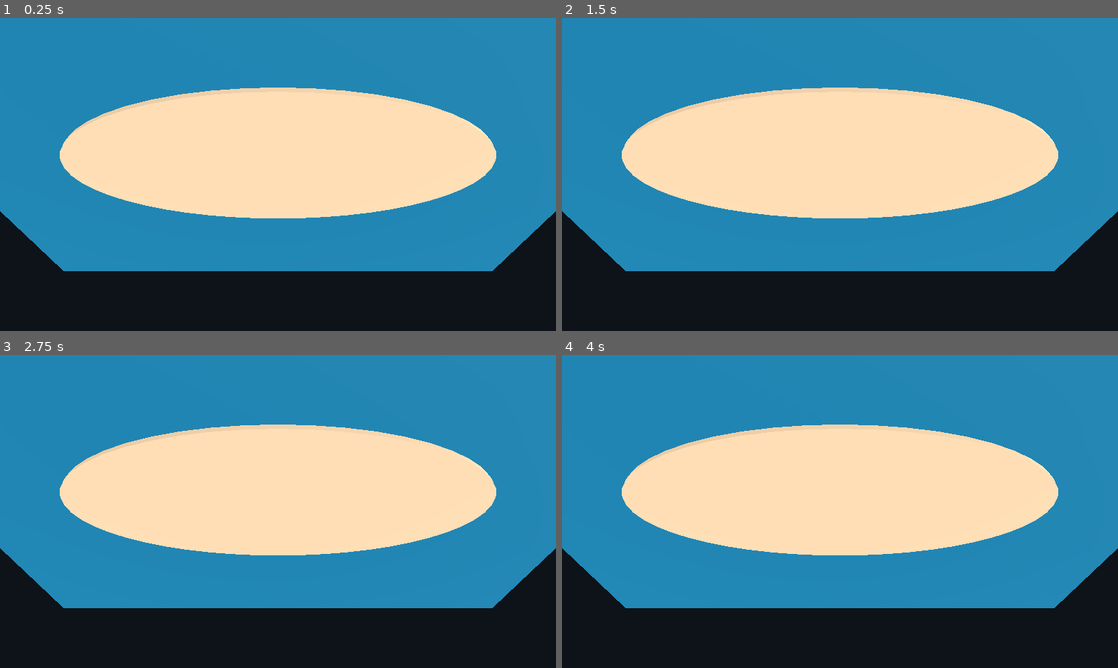
Above: before the commit, frames 1-4 (two rows, left to right).
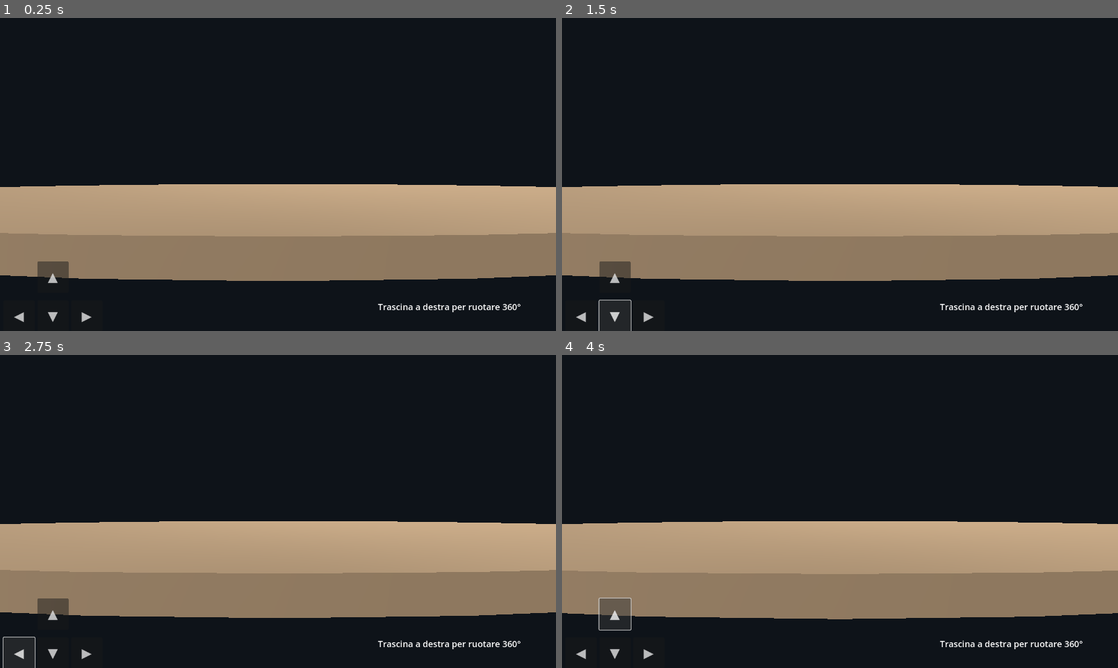
Above: after the commit, the same moments.

Repository: romabattleroyale/Roma-BRT
Game: Godot game, scene res://poi_test/test_scene.tscn
The game is run twice, just before and just after one commit, with the same random seed, the same clock (stepped at 60 frames per second) and the same inputs.
Inputs (mouse positions are in pixels of both pictures, inside the frame that each line leads up to):
- Up to frame 1 (0.25 s): no input
- Up to frame 2 (1.5 s): click (617, 277) at 0.5 s, where only the run after the commit has a clickable "▲"; click (617, 315) at 1.25 s, where only the run after the commit has a clickable "▼"
- Up to frame 3 (2.75 s): click (16, 652) at 2 s, where only the run after the commit has a clickable "◀"
- Up to frame 4 (4 s): click (650, 652) at 2.75 s, where only the run after the commit has a clickable "▶"; click (617, 614) at 3.5 s, where only the run after the commit has a clickable "▲"

The runs differ from the first frame. In frame 1, 84% of the frame differs, in the area x 0-100%, y 0-98%; in frame 2, 84%; in frame 3, 84%; in frame 4, 84%.

Commit message:
POI Iteration 3 - mobile player and controls

Diff:
--- a/poi_test_tiber_island/poi_test/test_scene.tscn
+++ b/poi_test_tiber_island/poi_test/test_scene.tscn
@@ -1,32 +1,18 @@
-[gd_scene load_steps=6 format=3]
+[gd_scene load_steps=5 format=3]
 
 [ext_resource type="PackedScene" path="res://poi_test/tiber_island.tscn" id="1_poi"]
-
-[sub_resource type="PlaneMesh" id="Plane_ground"]
-size = Vector2(420, 300)
-subdivide_width = 1
-subdivide_depth = 1
-
-[sub_resource type="StandardMaterial3D" id="Mat_ground"]
-albedo_color = Color(0.19, 0.20, 0.17, 1)
-roughness = 1.0
-
-[sub_resource type="PlaneMesh" id="Plane_water"]
-size = Vector2(420, 300)
-subdivide_width = 1
-subdivide_depth = 1
-
-[sub_resource type="StandardMaterial3D" id="Mat_water"]
-albedo_color = Color(0.025, 0.30, 0.39, 1)
-metallic = 0.0
-roughness = 0.85
+[ext_resource type="Script" path="res://poi_test/mobile_player.gd" id="2_player"]
+[ext_resource type="Script" path="res://poi_test/mobile_controls.gd" id="3_controls"]
 
 [sub_resource type="Environment" id="Env"]
 background_mode = 1
 background_color = Color(0.055, 0.075, 0.10, 1)
 ambient_light_source = 3
-ambient_light_color = Color(0.72, 0.78, 0.86, 1)
-ambient_light_energy = 0.75
+ambient_light_energy = 0.8
+
+[sub_resource type="CapsuleShape3D" id="Capsule"]
+radius = 0.35
+height = 1.7
 
 [node name="TiberIslandTest" type="Node3D"]
 
@@ -38,26 +24,23 @@
 light_energy = 1.35
 shadow_enabled = true
 
-[node name="GroundPlane" type="MeshInstance3D" parent="."]
-mesh = SubResource("Plane_ground")
-material_override = SubResource("Mat_ground")
-position = Vector3(0, -0.65, 0)
-
 [node name="WaterPlane" type="MeshInstance3D" parent="."]
-mesh = SubResource("Plane_water")
-material_override = SubResource("Mat_water")
-position = Vector3(0, 0, 0)
+mesh = null
+position = Vector3(0,0,0)
 
 [node name="TiberIsland" parent="." instance=ExtResource("1_poi")]
 
-[node name="CameraTop" type="Camera3D" parent="."]
-position = Vector3(0, 145, 145)
-rotation_degrees = Vector3(-43, 0, 180)
-fov = 52.0
+[node name="Player" type="CharacterBody3D" parent="."]
+position = Vector3(0, 8, 75)
+script = ExtResource("2_player")
+
+[node name="CollisionShape3D" type="CollisionShape3D" parent="Player"]
+shape = SubResource("Capsule")
+
+[node name="Camera3D" type="Camera3D" parent="Player"]
+position = Vector3(0, 1.55, 0)
 current = true
+fov = 70.0
 
-[node name="CameraGround" type="Camera3D" parent="."]
-position = Vector3(0, 8, 115)
-rotation_degrees = Vector3(-7, 180, 0)
-fov = 62.0
-current = false
+[node name="MobileControls" type="CanvasLayer" parent="."]
+script = ExtResource("3_controls")
